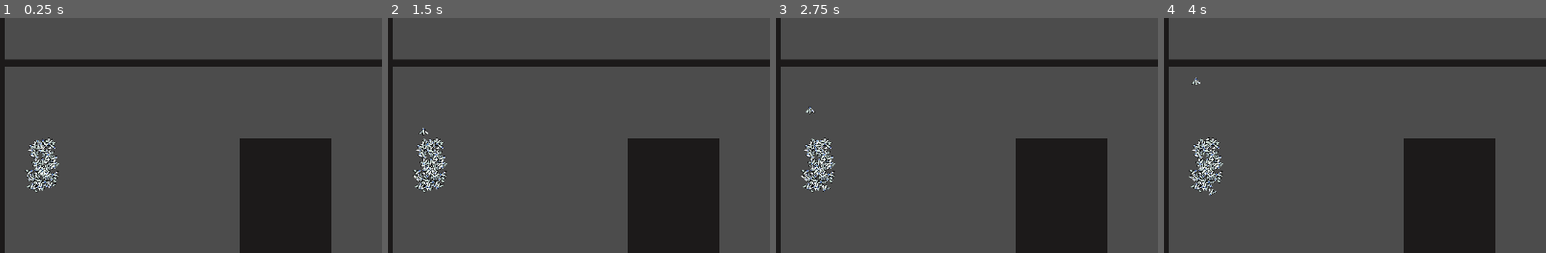
Above: before the commit, frames 1-4 (left to right).
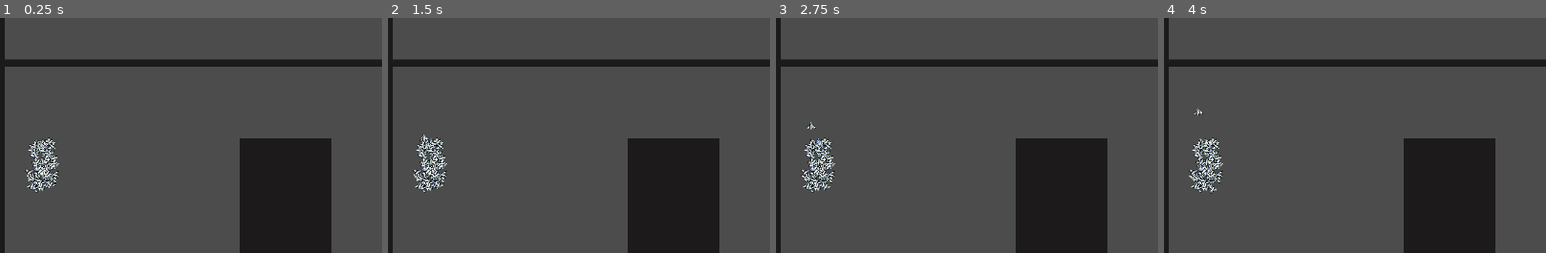
Above: after the commit, the same moments.

Repository: a0x77ry/plasmata
Game: Godot game, scene res://level1.tscn
Two runs of this game, one before a commit and one after it. Both use one fixed random seed, a clock stepped at 60 frames per second and the inputs below.
Inputs:
- Up to frame 1 (0.25 s): no input
- Up to frame 2 (1.5 s): tap Enter (ui_accept) at 0.5, 0.77, 1.25 s
- Up to frame 3 (2.75 s): tap Enter (ui_accept) at 1.52 s
- Up to frame 4 (4 s): tap Enter (ui_accept) at 3.02, 3.5, 3.77 s
The pictures show only the part of the screen within x 0-50%, y 18-68%; the shares and areas given below are measured in that part.

The runs differ from the first frame. In frame 1, less than 0.1% of the frame differs, in the area x 7-13%, y 52-70%; in frame 2, 0.2%; in frame 3, 0.3%; in frame 4, 0.3%, in the area x 6-14%, y 25-76%.

Commit message:
Lower speed and velocity multipliers

Diff:
--- a/scripts/agent.gd
+++ b/scripts/agent.gd
@@ -2,8 +2,8 @@
 
 # export (int) var speed = 200
 # export (float) var rotation_speed = 3.0
-export (float) var speed = 30.0 # waa 50.0
-export (float) var rotation_speed = 1.0 # was 1.5
+export (float) var speed = 20.0 # waa 50.0
+export (float) var rotation_speed = 0.5 # was 1.5
 export (float) var speed_limit = 300.0
 export (float) var rotation_speed_limit = 8.0
 export (int) var number_of_hidden_nodes = 8
--- a/scripts/genome.gd
+++ b/scripts/genome.gd
@@ -1,13 +1,13 @@
 class_name Genome
 
-const MUTATION_RATE = 0.8
+const MUTATION_RATE = 0.8 # original: 0.8
 const WEIGHT_SHIFT_RATE = 0.9
 const EXPECTED_MUTATED_GENE_RATE = 0.1
 const EXPECTED_DISABLING_RATE = EXPECTED_MUTATED_GENE_RATE / 2
 const MUTATION_STANDARD_DEVIATION = 2.0
 const ORIGINAL_WEIGHT_VALUE_LIMIT = 2.0
 const ADD_LINK_RATE = 0.3
-const ADD_NODE_RATE = 0.2 # original : 0.25
+const ADD_NODE_RATE = 0.15 # original : 0.25
 
 var input_nodes
 var hidden_nodes
--- a/scripts/population.gd
+++ b/scripts/population.gd
@@ -3,7 +3,7 @@
 const C1 := 0.5
 const C2 := 0.5
 const C3 := 0.4
-const dt := 0.4 # distance
+const dt := 0.35 # distance
 
 const Species = preload("res://scripts/species.gd")
 const Genome = preload("res://scripts/genome.gd")
@@ -169,11 +169,16 @@
       var disjoint_genes_num = 0
       var excess_genes_num = 0
       var weight_diffs = []
+      var disjoint_gene_INs = []
+      var excess_gene_INs = []
+      # What about inno_nums that exist is prot but not in genome_n?
       for genome_n in gen_all_genes:
         if !prot_all_inno_nums.has(genome_n.inno_num) and genome_n.inno_num <= min_inno_num:
+          disjoint_gene_INs.append(genome_n.inno_num)
           disjoint_genes_num += 1 #find disjoint genes
         elif !prot_all_inno_nums.has(genome_n.inno_num) and genome_n.inno_num > min_inno_num:
           excess_genes_num += 1 # find excess genes
+          excess_gene_INs.append(genome_n.inno_num)
 
         for prot_n in prot_all_genes:
           # if prot_n.weight != null && prot_n.id == genome_n.id:
@@ -184,6 +189,23 @@
             assert(genome_n.weight != null,
                 "Error in change_generation(). pron_n is a link while genome_n isn't")
             weight_diffs.append(abs(prot_n.weight - genome_n.weight))
+
+      # print("Before: disjoints: %s, excess: %s" % [disjoint_genes_num, excess_genes_num])
+      var befdis = disjoint_genes_num
+      var befex = excess_genes_num
+      for prot_n in prot_all_genes:
+        if !gen_all_inno_nums.has(prot_n.inno_num) and prot_n.inno_num <= min_inno_num and !(prot_n.inno_num in disjoint_gene_INs):
+          disjoint_gene_INs.append(prot_n.inno_num)
+          disjoint_genes_num += 1 #find disjoint genes
+        elif !gen_all_inno_nums.has(prot_n.inno_num) and prot_n.inno_num > min_inno_num and !(prot_n.inno_num in disjoint_gene_INs):
+          excess_genes_num += 1 # find excess genes
+          excess_gene_INs.append(prot_n.inno_num)
+      # print("After: disjoints: %s, excess: %s" % [disjoint_genes_num, excess_genes_num])
+      if befdis != disjoint_genes_num || befex != excess_genes_num:
+        print("It's happening!")
+        print("Before: disjoints: %s, excess: %s" % [befdis, befex])
+        print("After: disjoints: %s, excess: %s" % [disjoint_genes_num, excess_genes_num])
+
       var weight_diffs_sum := 0.0
       var avg_weight_diff := 0.0
       if weight_diffs.size() > 0:
Not shown, changed: export_presets.cfg
